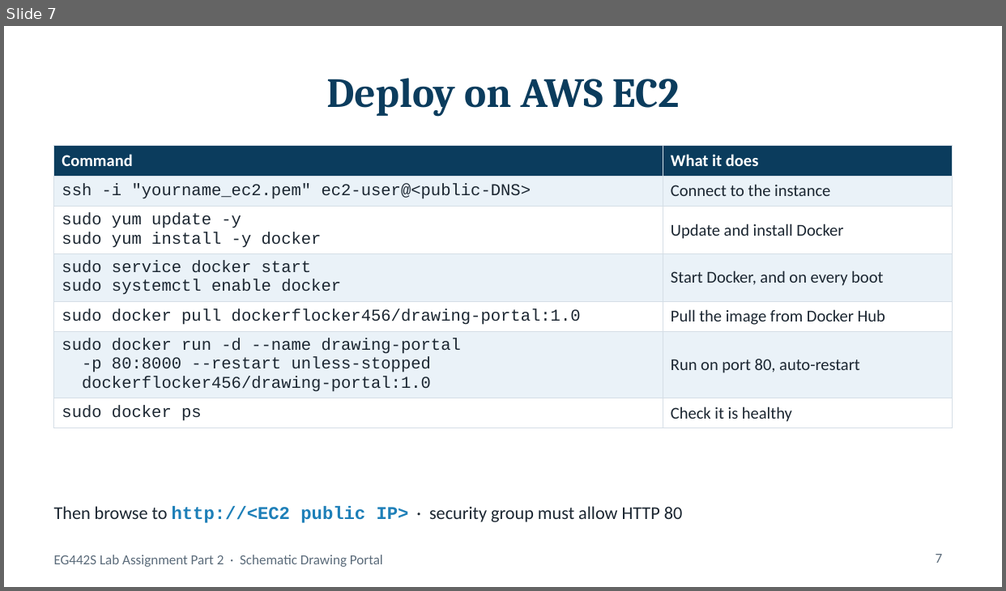
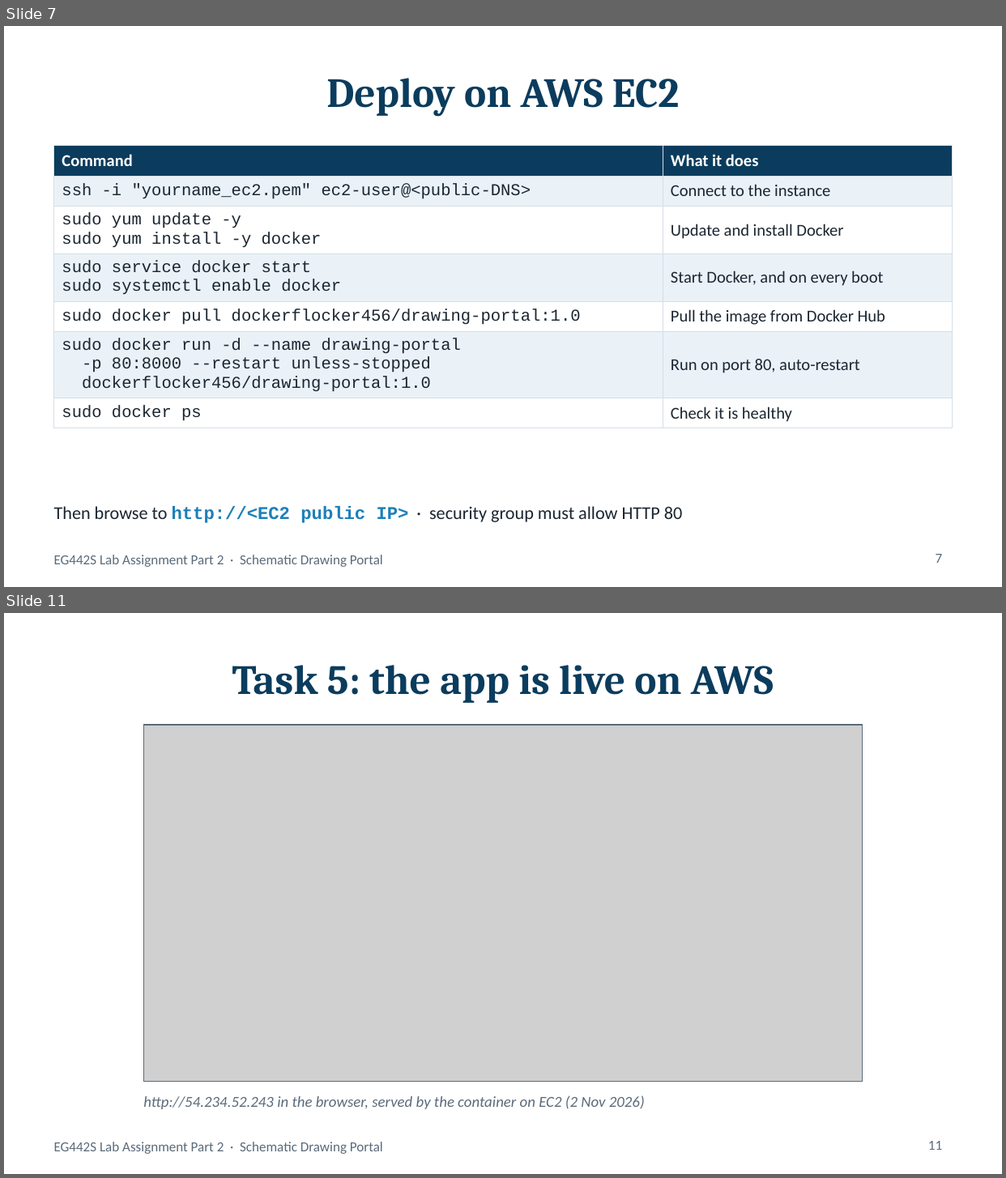
Before and after one commit to beese54/eg442s-drawing-portal-docker, a slide deck: presentation/EG442S_DrawingPortal_Docker.pptx. Shown one above the other, each under a label of ours: slide 7 before the commit, slides 7 and 11 after it; the slides between them are not shown. The pictures are 1006x591 and 1006x1178 pixels, drawn with LibreOffice and Linux fonts; fonts in the diff are those of the drawing; grey boxes stand for pictures. Boxes give left, top, right and bottom in pixels: in the first picture for what was removed or moved away, otherwise in the second. Text is boxed around its words. In the diff, an @@ line names an element or a change of style, - is before the commit and + after.

```diff
--- a/presentation/EG442S_DrawingPortal_Docker.pptx
+++ b/presentation/EG442S_DrawingPortal_Docker.pptx
@@ slide 11 added at <box>4,613,1002,1174</box>, background #FFFFFF; not listed: 1 template element that a slide beside it also shows @@
@@ title added at <box>232,665,774,703</box>, 30 pt, text #0B3C5D, bold @@
+Task 5: the app is live on AWS
@@ picture added at <box>143,725,863,1081</box> @@
@@ rectangle added at <box>143,725,863,1081</box>, outline #5B6B7A 0.75 pt @@
@@ text added at <box>143,1096,645,1110</box>, 11 pt, text #5B6B7A, italic @@
+http://54.234.52.243 in the browser, served by the container on EC2 (2 Nov 2026)
@@ page number added at <box>928,1141,942,1150</box>, 10 pt, text #5B6B7A @@
+11
```
Also in this commit, not shown: 1 slide changed, 3 other slides added, 8 other files.
